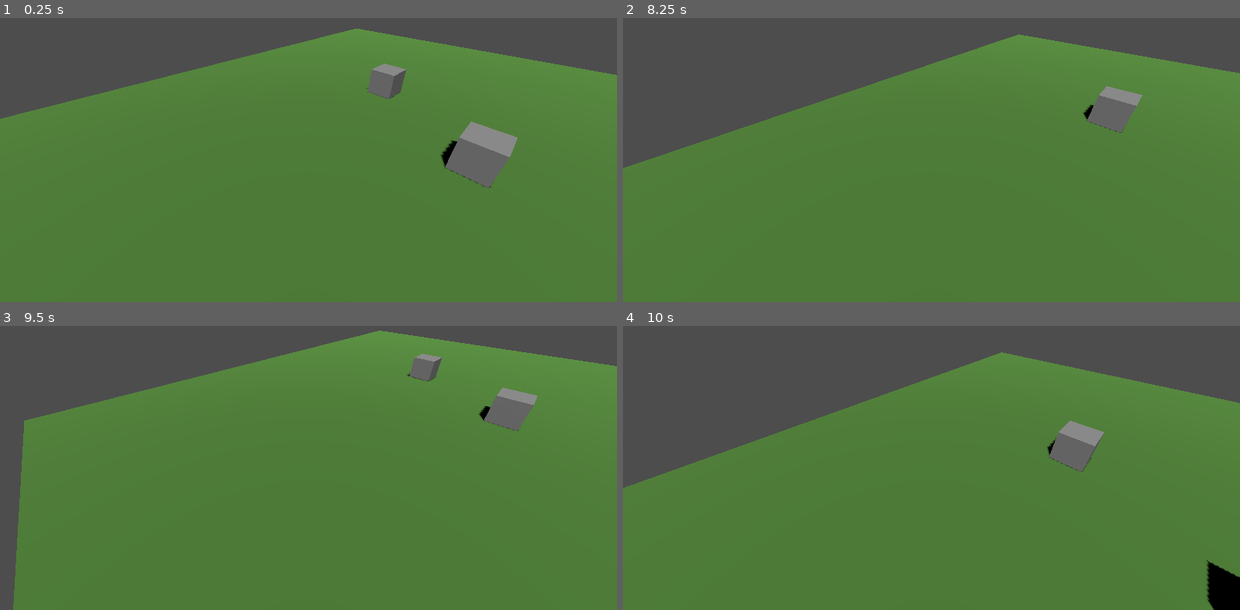
Above: before the commit, frames 1-4 (two rows, left to right).
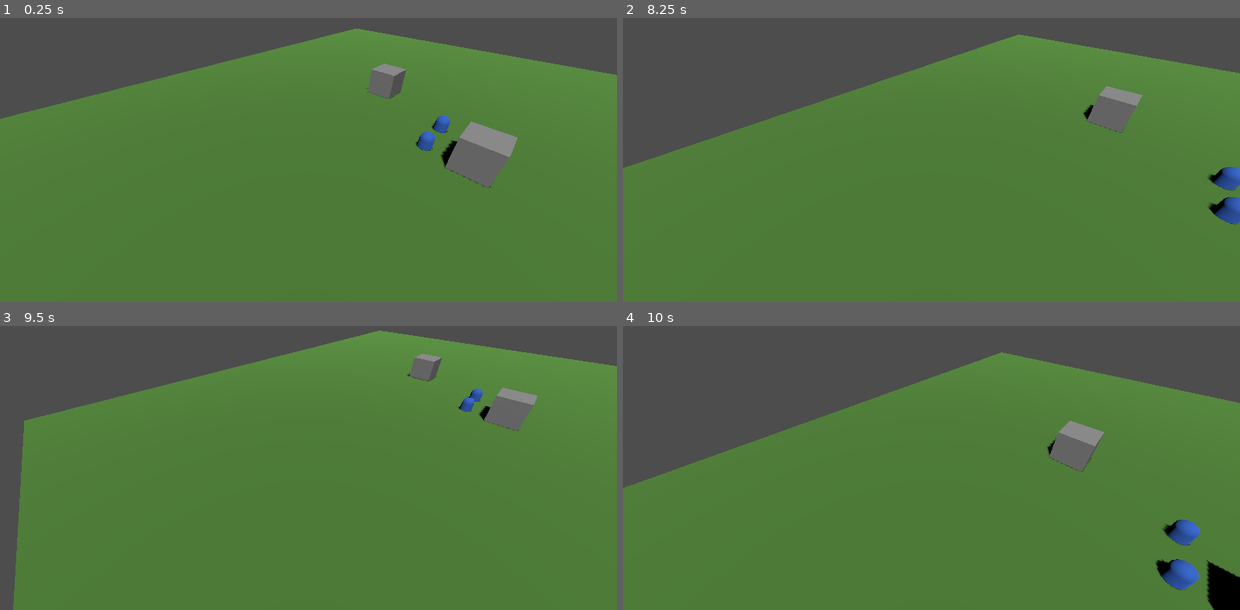
Above: after the commit, the same moments.

Repository: Panix-Develop/godot-rpg
Game: Godot game, scene res://scenes/world.tscn
Same seed, same stepped clock (60 frames per second), same inputs: the game is played once before the commit and once after it.
Inputs (mouse positions are in pixels of both pictures, inside the frame that each line leads up to):
- Up to frame 1 (0.25 s): no input
- Up to frame 2 (8.25 s): tap Enter at 0.5 s; move the mouse to (900, 196) at 0.52 s; hold Up (ui_up) 0.53-1.25 s; tap Mouse wheel down (scroll_down) at 0.6, 5.1 s; click (900, 196) at 0.67 s; drag from (1116, 179) to (900, 196) at 1.27 s; move the mouse to (746, 77) at 2.02 s; hold Left (ui_left) 2.03-2.75 s; hold Shift 2.03-2.75 s; drag from (962, 128) to (746, 77) at 2.77 s; move the mouse to (838, 40) at 3.52 s; hold Down (ui_down) 3.53-4.25 s; tap Mouse wheel up (scroll_up) at 3.6, 8.1 s; drag from (1067, 111) to (838, 40) at 4.27 s; move the mouse to (808, 145) at 5.02 s; hold Up (ui_up) 5.03-5.75 s; click (808, 145) at 5.17 s; drag from (993, 52) to (808, 145) at 5.77 s; move the mouse to (900, 196) at 6.52 s; hold Right (ui_right) 6.53-7.25 s; hold Shift 6.53-7.25 s; drag from (1116, 179) to (900, 196) at 7.27 s; move the mouse to (746, 77) at 8.02 s; hold Down (ui_down) from 8.03 s (still down)
- Up to frame 3 (9.5 s): release Down (ui_down) at 8.75 s; drag from (339, 436) to (123, 385) at 8.77 s
- Up to frame 4 (10 s): move the mouse to (838, 348) at 9.52 s; hold Up (ui_up) from 9.53 s (still down); tap Mouse wheel down (scroll_down) at 9.6 s; click (838, 348) at 9.67 s

The runs differ from the first frame. In frame 1, 0.3% of the frame differs, in the area x 67-73%, y 34-47%; in frame 2, 0.7%; in frame 3, 0.2%; in frame 4, 0.9%, in the area x 86-94%, y 68-93%.
Error before the commit: Invalid operands 'int' and 'float' in operator '%'. (res://scripts/systems/selection_manager.gd:30)

Commit message:
fix(spawn): Convert units_per_row to int to fix modulo operator error
- Wrap ceil(sqrt(count)) with int() conversion
- Fixes 'Invalid operands int and float in operator %' error
- Modulo operator requires integer operands

Diff:
--- a/scripts/systems/selection_manager.gd
+++ b/scripts/systems/selection_manager.gd
@@ -23,7 +23,7 @@
 func spawn_units_in_grid(count: int):
 	"""Spawns units in a grid pattern for performance testing."""
 	var spacing = 2.5
-	var units_per_row = ceil(sqrt(count))
+	var units_per_row = int(ceil(sqrt(count)))
 
 	for i in range(count):
 		var row = floor(i / units_per_row)
